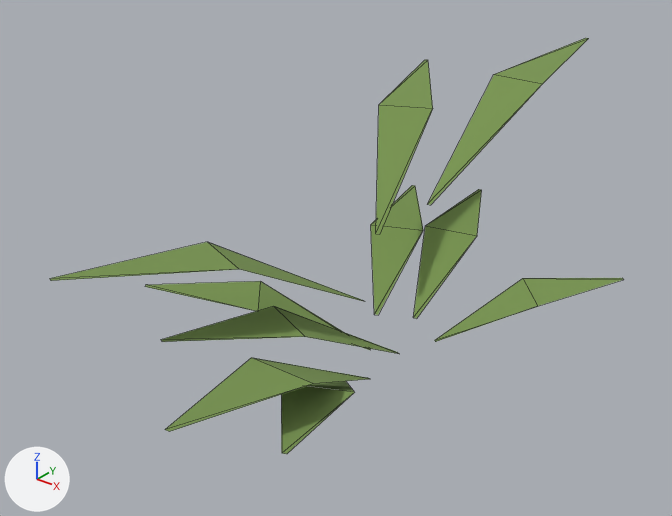
A saved change to the glTF model environment/forest/assets/shrub_lod1.glb.
Camera for both pictures: a 50 mm lens placed at (1.005, -1.391, 1.464), pointed at (-0.104, -0.004, 0.604). Every picture has the same lights, and +X, +Y and +Z are marked at lower left. The first picture is the older version. Mesh edges are drawn as thin lines. Vertices at exactly the same position are counted once.

Objects in the first picture: 'Leaves'.
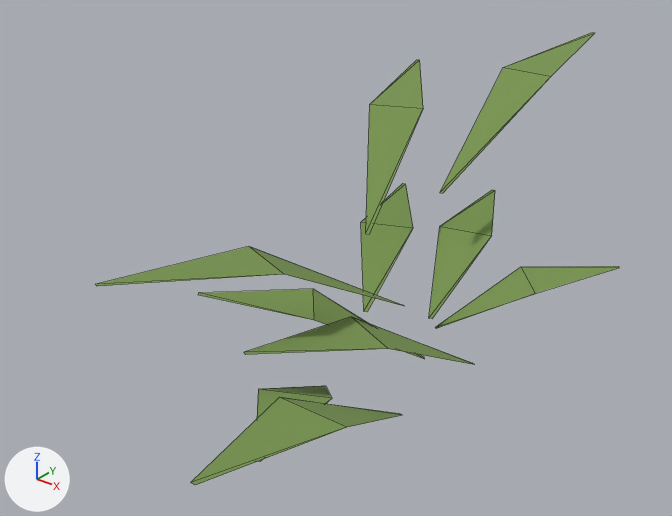
The change, as a list of edits to the scene's bpy script:
```text
Change me_leaves_016:
    used by ob_leaves; location = (0.0, 0.0, 0.0)
    remove me_leaves_016.from_pydata(...)  # 60 vertices, 40 faces; spans x -0.35..0.37, y -0.7..0.91, z 0.4..0.92
    add me_leaves_016.from_pydata(...)  # 60 vertices, 40 faces; spans x -0.37..0.34, y -0.75..0.98, z 0.4..0.92
    me_leaves_016 part 1: the loose piece of 6 vertices spanning x -0.26..-0.08, y 0.11..0.51, z 0.42..0.57 is moved by (-0.03, 0.0, 0.0)
    me_leaves_016 part 2: the loose piece of 6 vertices spanning x -0.09..0.1, y -0.51..-0.06, z 0.47..0.64 is moved by (0.14, 0.06, 0.0)
    me_leaves_016 part 3: the loose piece of 6 vertices spanning x 0.03..0.24, y -0.56..-0.16, z 0.43..0.59 is moved by (-0.02, -0.04, 0.0)
    me_leaves_016 part 4: the loose piece of 6 vertices spanning x -0.35..-0.07, y 0.1..0.69, z 0.63..0.86 is moved by (-0.02, -0.01, 0.0)
    me_leaves_016 part 5: the loose piece of 6 vertices spanning x 0.07..0.2, y -0.7..-0.19, z 0.49..0.67 is moved by (0.11, -0.06, 0.0)
    me_leaves_016 part 6: the loose piece of 6 vertices spanning x 0.06..0.37, y 0.14..0.41, z 0.4..0.54 is moved by (-0.03, 0.05, 0.0)
    me_leaves_016 part 7: the loose piece of 6 vertices spanning x -0.33..0.02, y -0.34..-0.04, z 0.44..0.6 is moved by (0.11, 0.04, 0.0)
    me_leaves_016 part 8: the loose piece of 6 vertices spanning x -0.11..0.02, y 0.15..0.58, z 0.43..0.58 is moved by (0.03, 0.02, 0.0)
    me_leaves_016 part 9: the loose piece of 6 vertices spanning x -0.17..0.04, y -0.65..-0.09, z 0.58..0.79 is moved by (0.07, 0.03, 0.0)
    me_leaves_016 part 10: the loose piece of 6 vertices spanning x -0.07..0.06, y 0.21..0.91, z 0.68..0.92 is moved by (-0.02, 0.07, 0.0)
```

Boxes [x1, y1, x2, y2] around the edits, measured in the pictures (672 x 516 px; the box of a moved part takes in the faces that stretch with it):
'Leaves', reshaped (9% narrower, 9% taller): before [50, 38, 624, 454]; after [96, 32, 619, 485]
part 1 of me_leaves_016, moved or reshaped: before [371, 185, 423, 315]; after [361, 183, 413, 312]
part 2 of me_leaves_016, moved or reshaped: before [161, 306, 399, 354]; after [244, 317, 474, 365]
part 3 of me_leaves_016, moved or reshaped: before [281, 381, 354, 454]; after [257, 386, 332, 462]
part 4 of me_leaves_016, moved or reshaped: before [376, 60, 433, 234]; after [366, 60, 423, 234]
part 5 of me_leaves_016, moved or reshaped: before [165, 358, 369, 432]; after [191, 397, 401, 485]
part 6 of me_leaves_016, moved or reshaped: before [435, 278, 624, 342]; after [435, 266, 619, 329]
part 7 of me_leaves_016, moved or reshaped: before [145, 281, 370, 350]; after [198, 289, 425, 359]
part 8 of me_leaves_016, moved or reshaped: before [413, 189, 482, 318]; after [429, 190, 495, 319]
part 9 of me_leaves_016, moved or reshaped: before [50, 242, 365, 302]; after [96, 246, 403, 306]
part 10 of me_leaves_016, moved or reshaped: before [428, 38, 589, 205]; after [440, 32, 594, 193]
